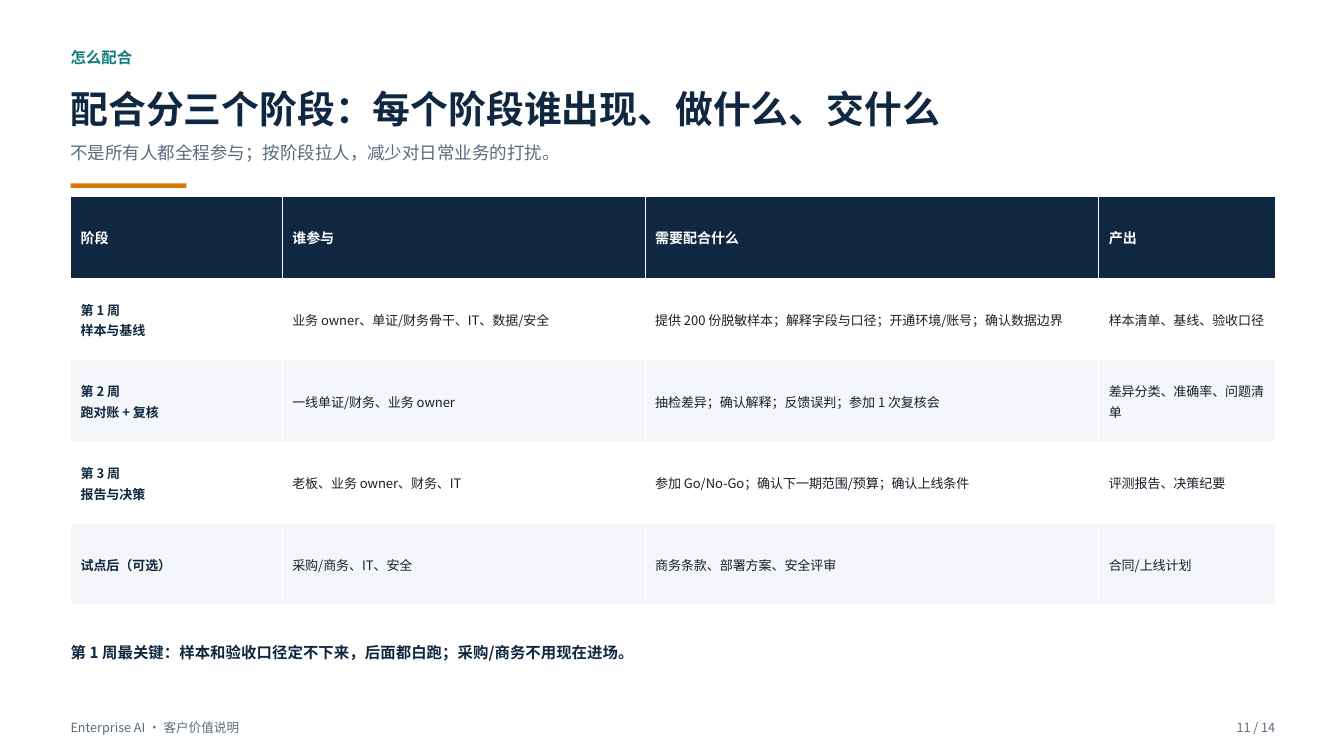
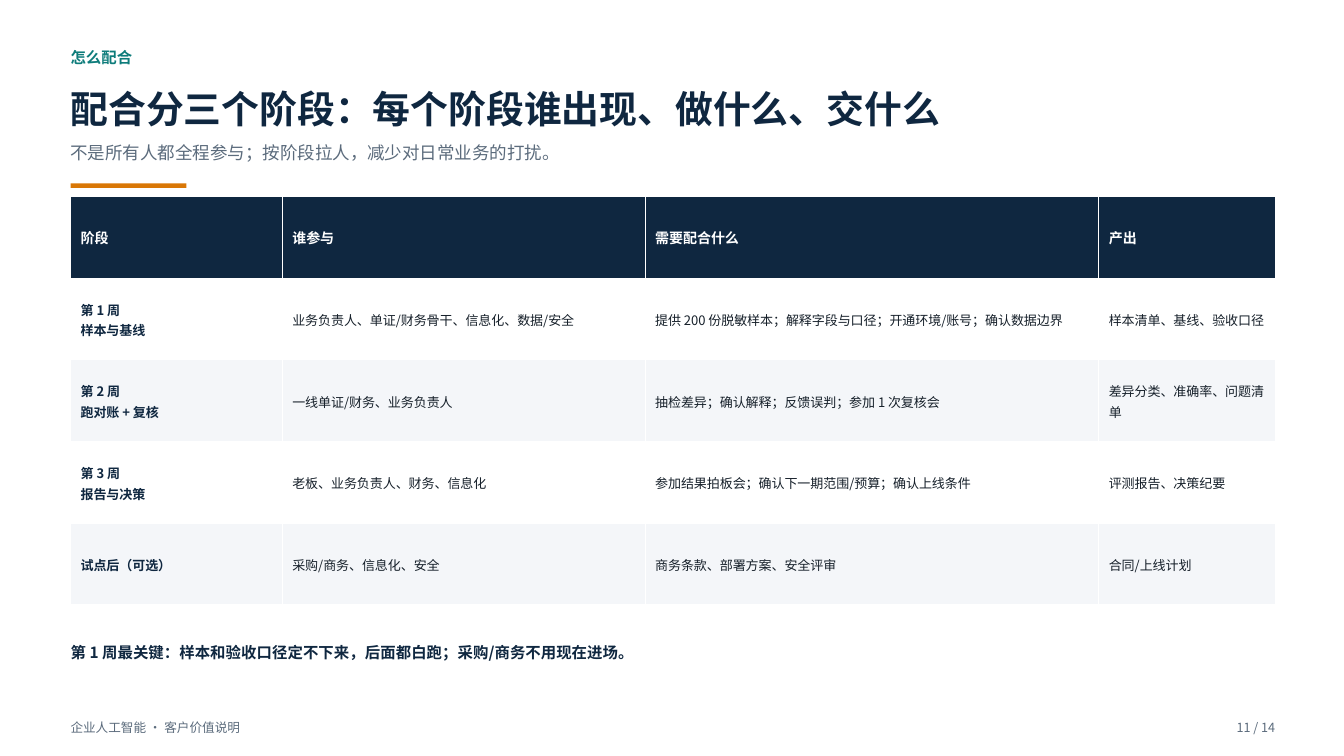
Before and after one commit to roma007/Enterprise-AI, a slide deck: slide 11 of 会客包/reports/客户老板版_系统能力介绍_2026-11-05.pptx. Drawn at 1344x756 pixels with LibreOffice and Linux fonts; fonts in the diff are those of the drawing. Boxes give left, top, right and bottom in pixels: in the first picture for what was removed or moved away, otherwise in the second. Text is boxed around its words. In the diff, an @@ line names an element or a change of style, - is before the commit and + after.

Commit message:
docs: 老板版 PPT 去除英文并补充大模型介入图

```diff
--- a/会客包/reports/客户老板版_系统能力介绍_2026-11-05.pptx
+++ b/会客包/reports/客户老板版_系统能力介绍_2026-11-05.pptx
@@ table at [71, 197, 1275, 605] @@
-row 2, column 2: 业务 owner、单证/财务骨干、IT、数据/安全
+row 2, column 2: 业务负责人、单证/财务骨干、信息化、数据/安全
-row 3, column 2: 一线单证/财务、业务 owner
+row 3, column 2: 一线单证/财务、业务负责人
-row 4, column 2: 老板、业务 owner、财务、IT
+row 4, column 2: 老板、业务负责人、财务、信息化
-row 4, column 3: 参加 Go/No-Go；确认下一期范围/预算；确认上线条件
+row 4, column 3: 参加结果拍板会；确认下一期范围/预算；确认上线条件
-row 5, column 2: 采购/商务、IT、安全
+row 5, column 2: 采购/商务、信息化、安全
@@ text at [71, 721, 240, 733]: text changed @@
-Enterprise AI · 客户价值说明
+企业人工智能 · 客户价值说明
```
Also in this commit, not shown: 13 other slides changed, 6 other files.
